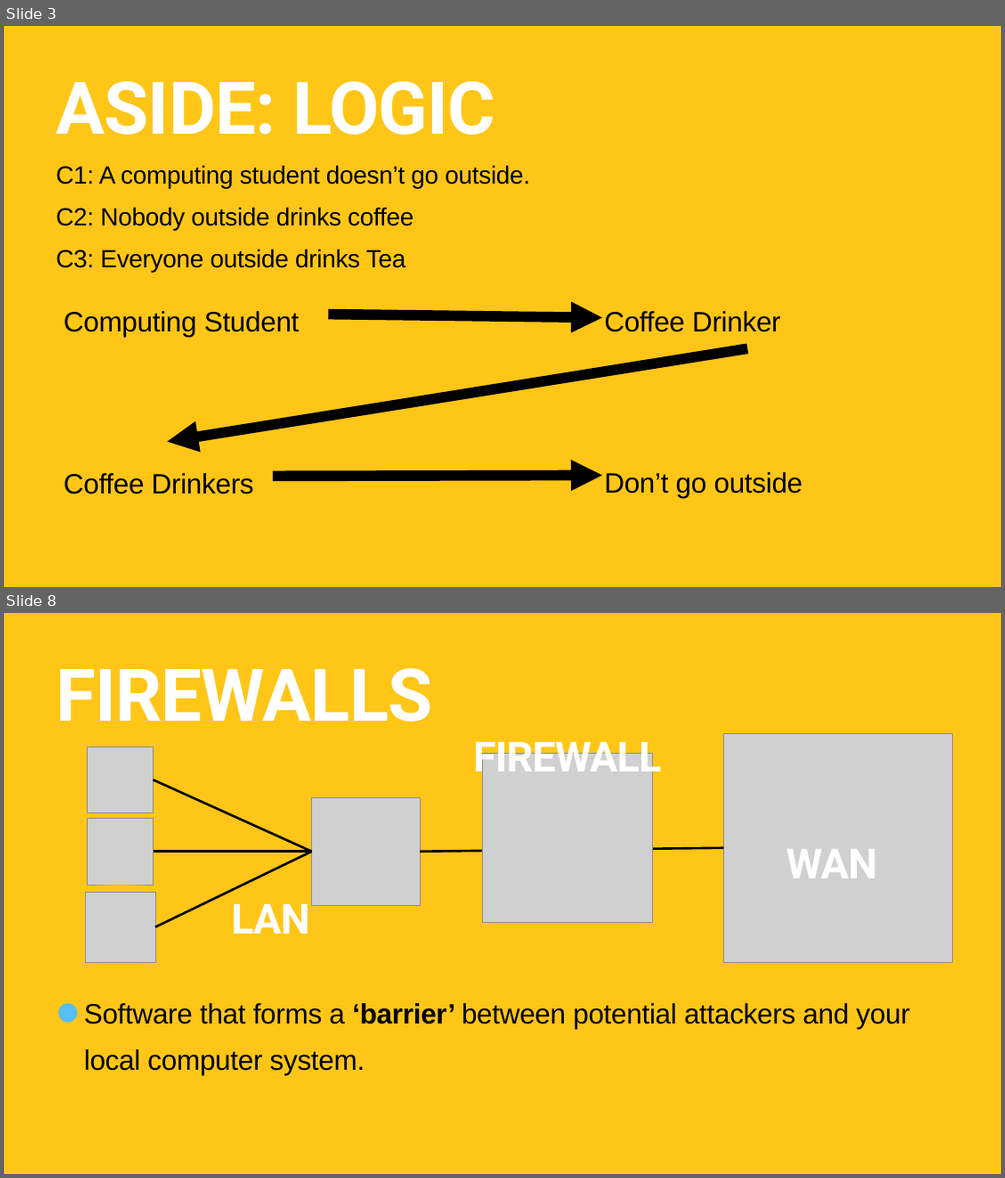
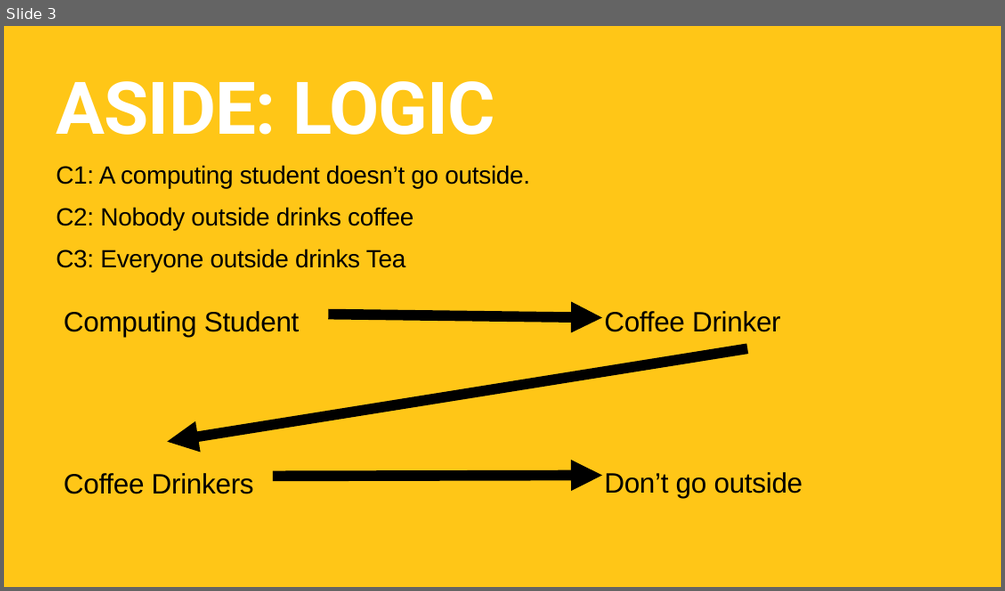
Before and after one commit to TommyWoodley/teaching, a slide deck: ALevel/BigO/BigOPresentation.pptx. Shown one above the other, each under a label of ours: slides 3 and 8 before the commit, slide 3 after it; the slides between them are not shown. The pictures are 1005x1178 and 1005x591 pixels, drawn with LibreOffice and Linux fonts; fonts in the diff are those of the drawing; grey boxes stand for pictures. Boxes give left, top, right and bottom in pixels: in the first picture for what was removed or moved away, otherwise in the second. Text is boxed around its words. In the diff, an @@ line names an element or a change of style, - is before the commit and + after.

```diff
--- a/ALevel/BigO/BigOPresentation.pptx
+++ b/ALevel/BigO/BigOPresentation.pptx
@@ slide 8 removed at (4,613,1001,1174), background #FFC617 @@
@@ title removed at (56,668,433,722) @@
-FIREWALLS
@@ text removed at (473,733,661,780) @@
-FIREWALL
@@ picture removed at (483,753,652,922) @@
@@ group removed at (85,733,952,962): 5 pictures, 4 lines, 2 texts @@
-LAN
-WAN
@@ text removed at (84,1003,909,1075) @@
-• Software that forms a ‘barrier’ between potential attackers and your local computer system.
```
Also in this commit, not shown: 8 slides added, 9 other slides removed.
